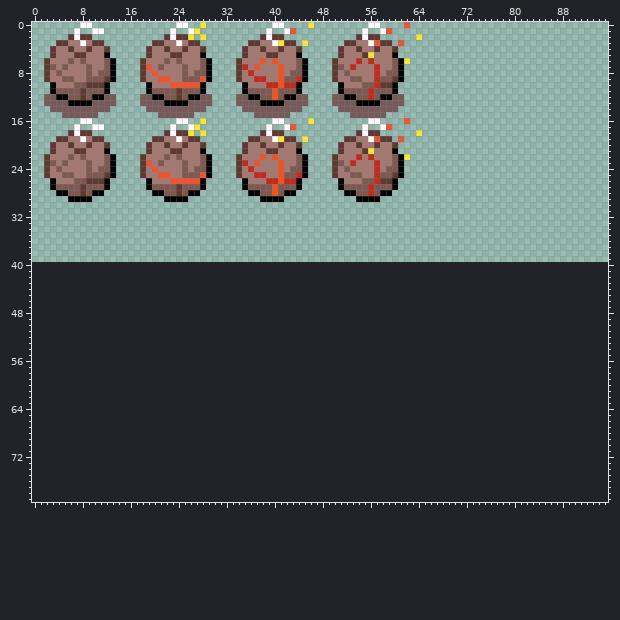
Sprite sheet: data/sprites/entities/bomb.png. This is how it looked before the edit.
The file is 96x40 pixels. Colours within 5 levels of each other are drawn and written as one. The old version is drawn lined up with the new one, on the new canvas.
New version:
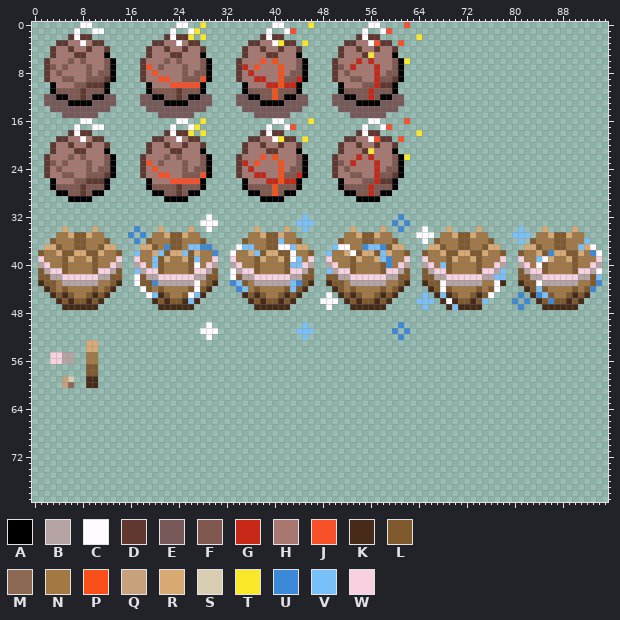
Palette (. is transparent): A #000000  B #b6a4a4  C #fffbff  D #603830  E #785858  F #805850  G #c82818  H #a87870  J #f85028  K #482a18  L #805a2d  M #8d6953  N #a47843  P #f85018  Q #c7a17b  R #d8a972  S #d9ceb1  T #f8e828  U #3c89d8  V #78c0f8  W #f8d0e0
The author wrote: add ether bombs
Diff:
canvas 96x40 -> 96x80
Changed rows in their new state; - is an unchanged pixel.
first column x 1:
32 ----------------------------C---------------V---------------U---------------------------------
33 ---------------------------CCC-------------VVV-------------U-U--------------------------------
34 ----R----R------U---R----R--C-------R----R--V-------R----R--U---C---R----R------V---R----R----
35 ---NNRLLRNN----U-U-NNRLLRNN--------NNRLLRNN--------NNRLLRNN----CCC-NNRLLRNN----VVV-NNRLLRNN---
36 --LNNNLLNNNL----U-LNNNLLNNNL------LNNNLLVNNL------LNNNLLNNNL----C-LNNNLLNNNL----V-LNNNLLNNNV--
37 -RRLNNLLNNLRR----RRLNULLNVVUU----CVVNNLLCCVRR----VCCNNUVVULRR----RRLNNLLNNLRR----RRLNNLLNNVRC-
38 LNNRLLRRLLRNNL--VNNRVLRRVLRNNU--CNNRVLRRLLCNNL--VNNRCLRRLVRNNL--LNNRLLRRLLRNNL--LNNRLURRLLRNUC
39 WNNNLRNNRLNNNW--WNNVLRNNRLVNNW--WNNNLRNNRLCVNW--WNNNLRNNRVUNNW--WNNNLRNNRLNNNW--WNNVCRNNRLNNNW
40 BWNNLNNNNLNNWB--BWNVLNNNNLCNWB--BWNNLNNNNLVVWB--BWNNLNNNNLUNWB--BWNVLNNNNLNNWB--BWNCLNNNNLNNWB
41 LBWWLNNNNLWWBL--VBWWLNNNNLWWBL--CBWWLNNNNLWWBL--VBWWLNNNNLWWBL--LBWWLNNNNLWWBV--LBWWLNNNNLWWBC
42 LLBBWWWWWWBBLL--CLBBWWWWWWBBLL--CLBBWWWWWWBBLL--LLBBWWWWWWBBLL--LLBBWWWWWWBBVV--LLBBWWWWWWBBLV
43 KLLNBBBBBBNNLK--CLLUBBBBBBCNLK--UVLNBBBBBBVULK--KLLNBBBBBBNNLK--KLLCBBBBBBNNCK--KLLCBBBBBBNNLU
44 -KLNLNNNNLNLK----CLNLNNNNLCLK----UVNLNNNNLVLK----KLNLNNNNLNLK----KLCLNNNNLNLC----KLVLNNNNLNLU-
45 --KLKLNNLKLK------CVKLNNLCVK------KLKLNNLKLK----C-KLKLNNLKLK----V-KVKLNNLKLC----U-KUVLNNLKLK--
46 ---KLKLLKLK--------KLKLLKVK--------KLKLLKLK----CCC-KLKLLKLK----VVV-KCKLLKLV----U-U-KLULLKLK---
47 ----KKKKKK----------KKKKKK----------KKKKKK------C---KKKKKK------V---KVKKKK------U---KKKKKK----
50 ----------------------------C---------------V---------------U---------------------------------
51 ---------------------------CCC-------------VVV-------------U-U--------------------------------
52 ----------------------------C---------------V---------------U---------------------------------
53 --------RR------------------------------------------------------------------------------------
54 --------RR------------------------------------------------------------------------------------
55 --WWBB--NN------------------------------------------------------------------------------------
56 --WWBB--NN------------------------------------------------------------------------------------
57 --------LL------------------------------------------------------------------------------------
58 --------LL------------------------------------------------------------------------------------
59 ----QS--KK------------------------------------------------------------------------------------
60 ----QM--KK------------------------------------------------------------------------------------
